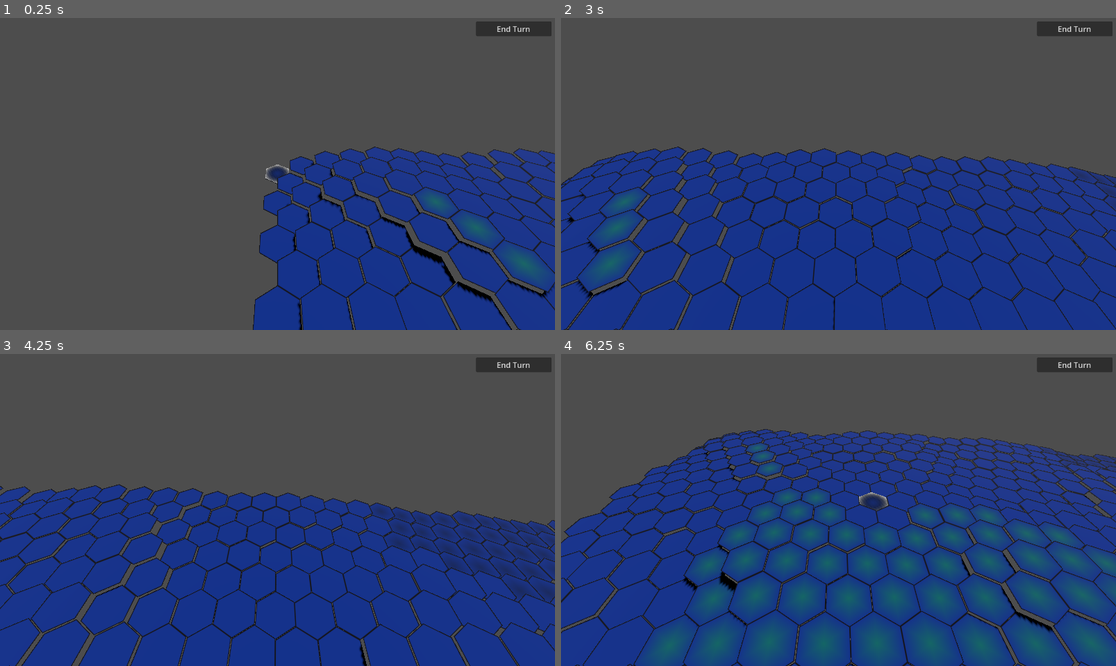
Above: before the commit, frames 1-4 (two rows, left to right).
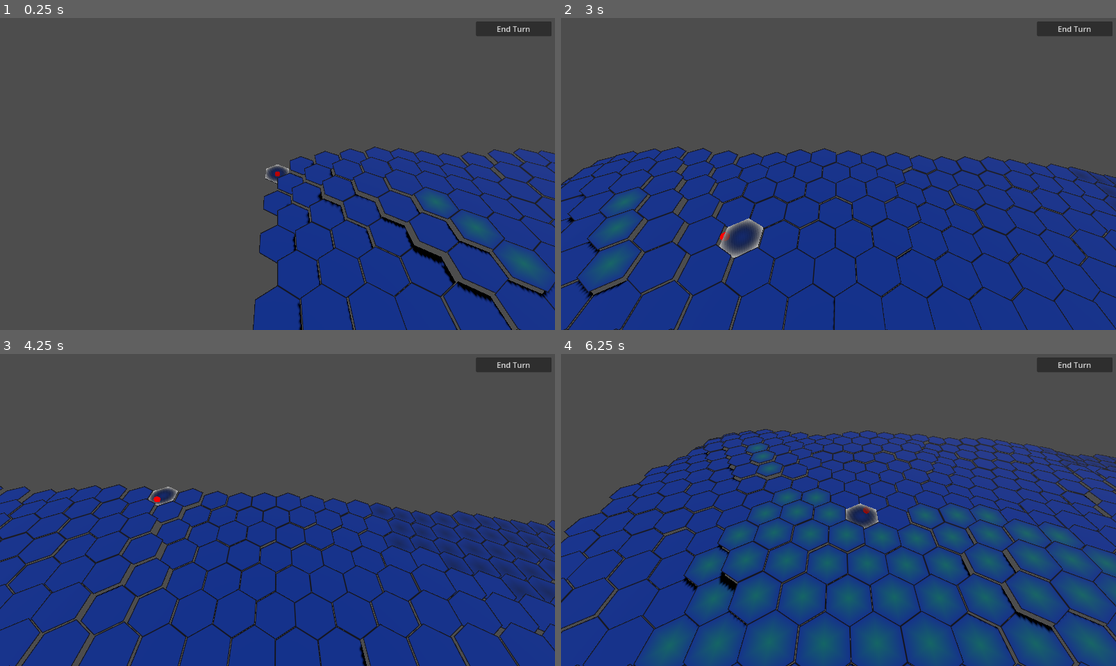
Above: after the commit, the same moments.

Repository: MogOfWar/LancerGame
Game: Godot game, scene res://main.tscn
The game is run twice, just before and just after one commit, with the same random seed, the same clock (stepped at 60 frames per second) and the same inputs.
Inputs (mouse positions are in pixels of both pictures, inside the frame that each line leads up to):
- Up to frame 1 (0.25 s): no input
- Up to frame 2 (3 s): click "End Turn" at 0.5 s; tap Enter at 1.25 s; move the mouse to (960, 158) at 1.27 s; hold Right (ui_right) 1.28-2 s; click (960, 158) at 1.42 s; drag from (727, 189) to (810, 236) at 2.02 s; tap Space at 2.75 s; move the mouse to (894, 105) at 2.77 s; hold Right (ui_right) from 2.78 s (still down); click (894, 105) at 2.92 s
- Up to frame 3 (4.25 s): release Right (ui_right) at 3.5 s; drag from (249, 572) to (111, 463) at 3.52 s
- Up to frame 4 (6.25 s): tap Enter at 4.25 s; move the mouse to (1005, 556) at 4.27 s; hold Left (ui_left) 4.28-5 s; click (1005, 556) at 4.42 s; drag from (672, 463) to (755, 432) at 5.02 s; tap Space at 5.75 s; move the mouse to (866, 510) at 5.77 s; hold Down (ui_down) from 5.78 s (still down); click (866, 510) at 5.92 s

The runs differ from the first frame. In frame 1, less than 0.1% of the frame differs, in the area x 49-51%, y 49-51%; in frame 2, 0.7%, in the area x 28-37%, y 64-77%; in frame 3, 0.2%; in frame 4, 0.5%.

Commit message:
arch change, move input handling to dedicated scene, upgrades to state handling in game_board seems to work

Diff:
--- a/game_board.gd
+++ b/game_board.gd
@@ -1,4 +1,19 @@
 extends Node3D
+
+class TargetState:
+	var weapon_: WeaponType = null
+	var origin_pos_: Vector3 # position in world coords
+	var targeting_: bool = false
+
+	func get_target_mode() -> WeaponType.TargetMode:
+		return weapon_.target_mode_
+
+	func get_radius() -> int:
+		return weapon_.target_mode_radius_
+
+	func get_origin_pos() -> Vector3:
+		return origin_pos_
+
 const UnitScene = preload("res://unit.tscn")
 
 @onready var terrain: TerrainGrid = $TerrainGrid
@@ -8,16 +23,13 @@
 var floating_text_scene_ = preload("res://floating_text.tscn")
 var num_players: int = 2
 
-
-
-
 var units = {}
 var mech_types_ = {}
 
-enum State { PLAYER_IDLE, PLAYER_UNIT_SELECTED}
+enum State { PLAYER_IDLE, PLAYER_UNIT_SELECTED, PLAYER_TARGETING}
 var current_state : State = State.PLAYER_IDLE
 var current_selected_unit: Unit = null
-var current_target_mode_: WeaponType.TargetMode = WeaponType.TargetMode.Single
+var current_target_mode_: TargetState = TargetState.new()
 var current_player: int = 0
 
 func pick_hex_at_mouse():
@@ -63,25 +75,77 @@
 		var mech: MechChassis = load(MECH_TYPE_PATH + mtl)
 		mech_types_[mech.chassis_name_] = mech
 
+func get_affected_hexes(center_hex: Vector2i, target_state: TargetState) -> Array[Vector2i]:
+	var affected_hexes: Array[Vector2i]
+	if target_state.get_target_mode() == WeaponType.TargetMode.Blast:
+		affected_hexes = HexUtils.get_blast_hexes(center_hex, target_state.get_radius())
+	elif target_state.get_target_mode() == WeaponType.TargetMode.Line:
+		var origin_hex: Vector2i = HexUtils.world_to_axial(target_state.get_origin_pos())
+		var axial_dist: int = HexUtils.get_axial_distance(origin_hex, center_hex)
+		var nudge := Vector2(1e-6, 1e-6)
+		var float_origin: Vector2 = Vector2(origin_hex) + nudge
+		var float_end: Vector2 = Vector2(center_hex) + nudge
+		var step: float = 1.0 / axial_dist
+		for i in range(target_state.get_radius()):
+			var t = i * step
+			var pos = float_origin.lerp(float_end, t)
+			affected_hexes.append(HexUtils.cube_round(pos.x, pos.y))
+	elif target_state.get_target_mode() == WeaponType.TargetMode.Cone:
+		var origin_hex: Vector2i = HexUtils.world_to_axial(target_state.get_origin_pos())
+		affected_hexes = HexUtils.get_hexes_in_custom_cone(origin_hex, center_hex, target_state.get_radius(), 60)
+	return affected_hexes
 # Called when the node enters the scene tree for the first time.
 func _ready() -> void:
 	SignalBus.end_turn.connect(_on_end_turn)
 	SignalBus.unit_weapon_selected.connect(_on_unit_weapon_selected)
+	SignalBus.ui_hex_hovered.connect(_on_hex_hovered)
+	SignalBus.ui_hex_selected.connect(_on_hex_selected)
+
 	load_unit_types()
 	var a = add_unit(16, 10, mech_types_["Everest"])
 	var b = add_unit(13, 14, mech_types_["Everest"])
 	var ass_rifle = load("res://assualt_rifle.tres")
 	a.add_weapon(ass_rifle, MechChassis.MountType.HEAVY)
 
-func handle_state(clicked_hex: Vector2i) -> void:
+func _on_hex_hovered(hovered_hex: Vector2i) -> void:
+	# If off-map or not targeting, clear all highlights
+	if hovered_hex == Vector2i(-9999, -9999):
+		SignalBus.ui_draw_highlights.emit([])
+		return
+
+	var affected_hexes: Array[Vector2i] = [hovered_hex]
+
+	if current_state == State.PLAYER_TARGETING:
+		if current_target_mode_.targeting_:
+			affected_hexes = get_affected_hexes(hovered_hex, current_target_mode_)
+
+	var draw_hexes: Array[Vector3] = []
+
+	for x in affected_hexes:
+		var global_pos: Vector3 = HexUtils.axial_to_world(x)
+		global_pos.y = terrain.get_y_height(x)
+		var local_pos: Vector3 = terrain.to_local(global_pos)
+		local_pos.y += 0.05
+		draw_hexes.append(local_pos)
+
+	SignalBus.ui_draw_highlights.emit(draw_hexes)
+
+
+func _on_hex_selected(selected_hex: Vector2i) -> void:
+	handle_click_hex(selected_hex)
+
+func handle_select_unit(unit: Unit) -> void:
+	unit.select()
+	current_selected_unit = unit
+	current_state = State.PLAYER_UNIT_SELECTED
+	SignalBus.unit_selected.emit(unit)
+
+func handle_click_hex(clicked_hex: Vector2i) -> void:
 	match current_state:
 		State.PLAYER_IDLE:
 			if clicked_hex in units:
 				var picked_unit = units[clicked_hex]
-				picked_unit.select()
-				current_selected_unit = picked_unit
-				current_state = State.PLAYER_UNIT_SELECTED
-				SignalBus.unit_selected.emit(picked_unit)
+				handle_select_unit(picked_unit)
 		State.PLAYER_UNIT_SELECTED:
 			if clicked_hex in units:
 				var picked_unit = units[clicked_hex]
@@ -90,24 +154,23 @@
 					SignalBus.unit_cleared.emit()
 					current_state = State.PLAYER_IDLE
 				else:
+					handle_select_unit(picked_unit)
+		State.PLAYER_TARGETING:
 					if current_selected_unit.targeting_:
+						var picked_unit = units[clicked_hex]
 						var damage: int = await current_selected_unit.quick_attack(picked_unit)
 						SignalBus.unit_finished_ability.emit(picked_unit)
 						var dmg_text = floating_text_scene_.instantiate()
 						get_tree().current_scene.add_child(dmg_text)
 						# 4. WAIT for the floating number to finish animating
 						await dmg_text.display(str(damage), picked_unit.global_position, true)
-			else:
-				current_selected_unit.move(clicked_hex)
-
-func _unhandled_input(event: InputEvent) -> void:
-	if event is InputEventMouseButton and event.pressed and event.button_index == MOUSE_BUTTON_LEFT:
-		var clicked_hex = pick_hex_at_mouse()
-		if clicked_hex:
-			handle_state(clicked_hex)
+	return
 
 func _on_unit_weapon_selected(unit: Unit, weapon: WeaponType) -> void:
-	current_target_mode_ = weapon.target_mode_
+	current_target_mode_.weapon_ = weapon
+	current_target_mode_.origin_pos_ = unit.get_position_in_world()
+	current_target_mode_.targeting_ = true
+	current_state = State.PLAYER_TARGETING
 
 func _on_end_turn() -> void:
 	current_selected_unit = null
--- a/grid_selector.gd
+++ b/grid_selector.gd
@@ -16,7 +16,7 @@
 var terrain_: TerrainGrid = null
 
 func _ready() -> void:
-	SignalBus.unit_weapon_selected.connect(_on_unit_weapon_selected)
+	SignalBus.ui_draw_highlights.connect(_on_draw_highlights)
 
 func _on_unit_weapon_selected(unit: Unit, w: WeaponType):
 	current_shape_.template = w.target_mode_
@@ -32,6 +32,22 @@
 # ---------------------------------------------------------
 # DRAWING LOGIC (Only runs when the hex actually changes)
 # ---------------------------------------------------------
+func _on_draw_highlights(hexes_to_draw: Array[Vector3]) -> void:
+	clear_highlighters()
+	if len(hexes_to_draw) == 0:
+		#hide everything has cursor off map
+		single_hex_cursor.visible = false
+	elif len(hexes_to_draw) == 1:
+		single_hex_cursor.visible = true
+		single_hex_cursor.global_position = hexes_to_draw[0]
+		print(single_hex_cursor.global_position)
+	else:
+		single_hex_cursor.visible = false
+		for hex_pos in hexes_to_draw:
+			var cursor = hex_cursor_scene_.instantiate()
+			container.add_child(cursor)
+			cursor.global_position = hex_pos
+
 func update_highlight(hex_coord: Vector2i, world_pos: Vector3 = Vector3.ZERO):
 	if current_shape_.template == WeaponType.TargetMode.Single:
 		# Mode: Single. Clear containers and just move the permanent cursor.
@@ -43,38 +59,6 @@
 		# Mode: Blast/Cone. Hide the single cursor and spawn multiples.
 		single_hex_cursor.visible = false
 		draw_multi_highlight(hex_coord)
-
-func get_hexes_in_custom_cone(origin_hex: Vector2i, target_hex: Vector2i, radius: int, cone_angle_degrees: float) -> Array[Vector2i]:
-	var hexes_in_cone: Array[Vector2i] = []
-
-	# 1. Get the world-space vectors
-	var origin_world: Vector3 = HexUtils.axial_to_world(origin_hex)
-	var target_world: Vector3 = HexUtils.axial_to_world(HexUtils.clamp_to_dist(origin_hex, target_hex, radius))
-
-	# 2. Get the continuous forward direction
-	var forward_dir: Vector3 = (target_world - origin_world).normalized()
-
-	# 3. Iterate over a bounding box of radius
-	for q in range(-radius, radius + 1):
-		for r in range(max(-radius, -q - radius), min(radius, -q + radius) + 1):
-			var current_hex = origin_hex + Vector2i(q, r)
-
-			if current_hex == origin_hex:
-				continue # Skip the origin tile if desired
-
-			# 4. Check the angle
-			var current_world: Vector3 = HexUtils.axial_to_world(current_hex)
-			var current_dir: Vector3 = (current_world - origin_world).normalized()
-
-			# Use the dot product to find the angle between the vectors
-			var angle_rads: float = acos(forward_dir.dot(current_dir))
-			var angle_degs: float = rad_to_deg(angle_rads)
-
-			# If the angle is less than half the total cone width, it's inside
-			if angle_degs <= (cone_angle_degrees / 2.0):
-				hexes_in_cone.append(current_hex)
-
-	return hexes_in_cone
 
 func draw_multi_highlight(center_hex: Vector2i):
 	clear_highlighters()
@@ -96,17 +80,14 @@
 			hexes_to_draw.append(HexUtils.cube_round(pos.x, pos.y))
 	elif current_shape_.template == WeaponType.TargetMode.Cone:
 		var origin_hex: Vector2i = HexUtils.world_to_axial(current_shape_.origin_pos)
-		hexes_to_draw = get_hexes_in_custom_cone(origin_hex, center_hex, current_shape_.radius, 60)
+		#hexes_to_draw = get_hexes_in_custom_cone(origin_hex, center_hex, current_shape_.radius, 60)
 
-	for hex_pos in hexes_to_draw:
-		var cursor = hex_cursor_scene_.instantiate()
-		container.add_child(cursor)
-		cursor.global_position = HexUtils.axial_to_world(hex_pos) # Convert back to world space
-		cursor.global_position.y = terrain_grid.get_y_height(hex_pos) + 0.05
+
 # ---------------------------------------------------------
 # PROCESS LOGIC (Raycasting)
 # ---------------------------------------------------------
 func _process(delta: float) -> void:
+	return
 	var camera = get_viewport().get_camera_3d()
 	var mouse_pos = get_viewport().get_mouse_position()
 	var ray_origin = camera.project_ray_origin(mouse_pos)
@@ -129,16 +110,18 @@
 		if hovered_hex != current_hovered_hex:
 			current_hovered_hex = hovered_hex
 
-			var local_target_pos = HexUtils.axial_to_world(hovered_hex)
-			var target_position = terrain_body.to_global(local_target_pos)
-			target_position.y = hit_position.y + 0.05
+			SignalBus.hex_hovered.emit(hovered_hex)
+
+			#var local_target_pos = HexUtils.axial_to_world(hovered_hex)
+			#var target_position = terrain_body.to_global(local_target_pos)
+			#target_position.y = hit_position.y + 0.05
 
 			# Call our draw logic
-			update_highlight(hovered_hex, target_position)
+			#update_highlight(hovered_hex, target_position)
 
-	else:
+	#else:
 		# Hide everything if mouse goes off the map
-		if current_hovered_hex != Vector2i(-9999, -9999):
-			current_hovered_hex = Vector2i(-9999, -9999)
-			single_hex_cursor.visible = false
-			clear_highlighters()
+		#if current_hovered_hex != Vector2i(-9999, -9999):
+		#	current_hovered_hex = Vector2i(-9999, -9999)
+		#	single_hex_cursor.visible = false
+		#	clear_highlighters()
--- a/hex_utils.gd
+++ b/hex_utils.gd
@@ -51,6 +51,38 @@
 	var target: Vector2 = float_origin.lerp(float_end, dist * step)
 	return cube_round(target.x, target.y)
 
+static func get_hexes_in_custom_cone(origin_hex: Vector2i, target_hex: Vector2i, radius: int, cone_angle_degrees: float) -> Array[Vector2i]:
+	var hexes_in_cone: Array[Vector2i] = []
+
+	# 1. Get the world-space vectors
+	var origin_world: Vector3 = HexUtils.axial_to_world(origin_hex)
+	var target_world: Vector3 = HexUtils.axial_to_world(HexUtils.clamp_to_dist(origin_hex, target_hex, radius))
+
+	# 2. Get the continuous forward direction
+	var forward_dir: Vector3 = (target_world - origin_world).normalized()
+
+	# 3. Iterate over a bounding box of radius
+	for q in range(-radius, radius + 1):
+		for r in range(max(-radius, -q - radius), min(radius, -q + radius) + 1):
+			var current_hex = origin_hex + Vector2i(q, r)
+
+			if current_hex == origin_hex:
+				continue # Skip the origin tile if desired
+
+			# 4. Check the angle
+			var current_world: Vector3 = HexUtils.axial_to_world(current_hex)
+			var current_dir: Vector3 = (current_world - origin_world).normalized()
+
+			# Use the dot product to find the angle between the vectors
+			var angle_rads: float = acos(forward_dir.dot(current_dir))
+			var angle_degs: float = rad_to_deg(angle_rads)
+
+			# If the angle is less than half the total cone width, it's inside
+			if angle_degs <= (cone_angle_degrees / 2.0):
+				hexes_in_cone.append(current_hex)
+
+	return hexes_in_cone
+
 static func cube_round(fractional_q: float, fractional_r: float) -> Vector2i:
 	var q_float = fractional_q
 	var r_float = fractional_r
--- /dev/null
+++ b/input_manager.gd
@@ -0,0 +1,62 @@
+# InputManager.gd
+extends Node
+
+@export var camera_pivot: CameraPivot
+var current_hovered_hex: Vector2i = Vector2i(-9999, -9999)
+var debug_sphere: MeshInstance3D
+
+func _ready() -> void:
+	debug_sphere = MeshInstance3D.new()
+	var sphere_mesh = SphereMesh.new()
+	sphere_mesh.radius = 0.2
+	sphere_mesh.height = 0.4
+	debug_sphere.mesh = sphere_mesh
+
+	# 2. Create a bright red material
+	var mat = StandardMaterial3D.new()
+	mat.albedo_color = Color.RED
+	mat.shading_mode = BaseMaterial3D.SHADING_MODE_UNSHADED # Makes it glow without lights
+	mat.no_depth_test = true # Forces it to draw ON TOP of the ground, never inside it
+	debug_sphere.material_override = mat
+
+	# 3. Add it to the world
+	add_child(debug_sphere)
+	debug_sphere.set_as_top_level(true) # Detaches its transform from the parent
+
+func _process(_delta: float) -> void:
+	var hovered_hex = _raycast_mouse_to_hex()
+
+	# Only emit when crossing hex boundaries (prevents spam)
+	if hovered_hex != current_hovered_hex:
+		current_hovered_hex = hovered_hex
+		SignalBus.ui_hex_hovered.emit(current_hovered_hex)
+
+func _unhandled_input(event: InputEvent) -> void:
+	if event is InputEventMouseButton and event.button_index == MOUSE_BUTTON_LEFT and event.pressed:
+		if current_hovered_hex != Vector2i(-9999, -9999):
+			get_viewport().set_input_as_handled() # Prevents click leakage
+			SignalBus.ui_hex_selected.emit(current_hovered_hex)
+
+func _raycast_mouse_to_hex() -> Vector2i:
+	# Dynamically grab the active 3D camera from the current viewport
+	var camera = get_viewport().get_camera_3d()
+
+	# Guard clause: If no camera exists (e.g., headless server, camera destroyed), fail safely
+	if not camera:
+		return Vector2i(-9999, -9999)
+
+	var mouse_pos = get_viewport().get_mouse_position()
+	var ray_origin = camera.project_ray_origin(mouse_pos)
+	var ray_end = ray_origin + camera.project_ray_normal(mouse_pos) * 1000.0
+
+	var space_state = camera.get_world_3d().direct_space_state
+	var query = PhysicsRayQueryParameters3D.create(ray_origin, ray_end)
+	query.collide_with_bodies = true
+
+	var result = space_state.intersect_ray(query)
+	if result:
+		debug_sphere.global_position = result.position
+	if result and result.collider is StaticBody3D:
+		var local_hit = result.collider.to_local(result.position)
+		return HexUtils.world_to_axial(local_hit)
+	return Vector2i(-9999, -9999)
--- /dev/null
+++ b/input_manager.tscn
@@ -0,0 +1,6 @@
+[gd_scene format=3 uid="uid://bpmkawp4exddv"]
+
+[ext_resource type="Script" uid="uid://do8f7t346uh45" path="res://input_manager.gd" id="1_5aitx"]
+
+[node name="InputManager" type="Node" unique_id=240328072]
+script = ExtResource("1_5aitx")
--- a/main.tscn
+++ b/main.tscn
@@ -3,6 +3,7 @@
 [ext_resource type="PackedScene" uid="uid://bj7p0riw1yf1s" path="res://game_board.tscn" id="1_1bvp3"]
 [ext_resource type="PackedScene" uid="uid://cx8cib5gkp3ij" path="res://camera_pivot.tscn" id="2_0xm2m"]
 [ext_resource type="PackedScene" uid="uid://bfrl0khn7468q" path="res://ui_manager.tscn" id="4_1bvp3"]
+[ext_resource type="PackedScene" uid="uid://bpmkawp4exddv" path="res://input_manager.tscn" id="5_7mycd"]
 [ext_resource type="PackedScene" uid="uid://due6g0ko08p51" path="res://hud.tscn" id="5_lquwl"]
 
 [node name="Main" type="Node" unique_id=106247582]
@@ -24,3 +25,5 @@
 camera_controller = NodePath("../CameraPivot")
 
 [node name="CameraPivot" parent="World3D" unique_id=1886546349 instance=ExtResource("2_0xm2m")]
+
+[node name="InputManager" parent="." unique_id=240328072 instance=ExtResource("5_7mycd")]
--- a/signal_bus.gd
+++ b/signal_bus.gd
@@ -1,6 +1,6 @@
 extends Node
 
-#emitted when player selects a unit
+# logic signals
 signal unit_selected(unit)
 signal unit_finished_ability(unit)
 signal unit_cleared()
@@ -10,6 +10,11 @@
 signal unit_spawned(unit: Unit)
 signal unit_died(unit: Unit)
 
+# input/ui signals
+signal ui_hex_hovered(hovered_hex: Vector2i)
+signal ui_hex_selected(selected_hex: Vector2i)
+signal ui_draw_highlights(hexes_to_draw)
+
 # Called when the node enters the scene tree for the first time.
 func _ready() -> void:
 	pass # Replace with function body.
Not shown, added: input_manager.gd.uid
